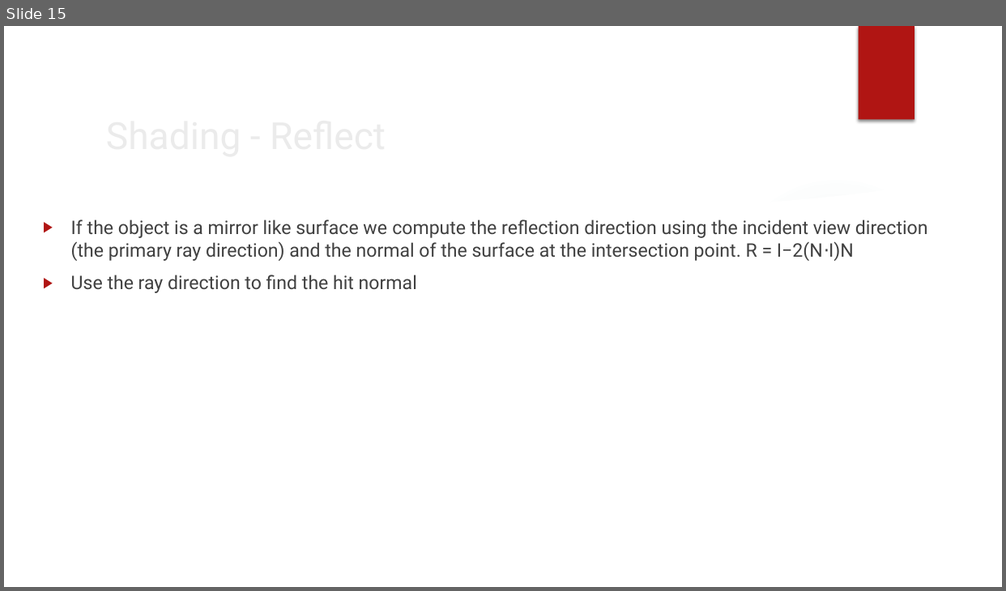
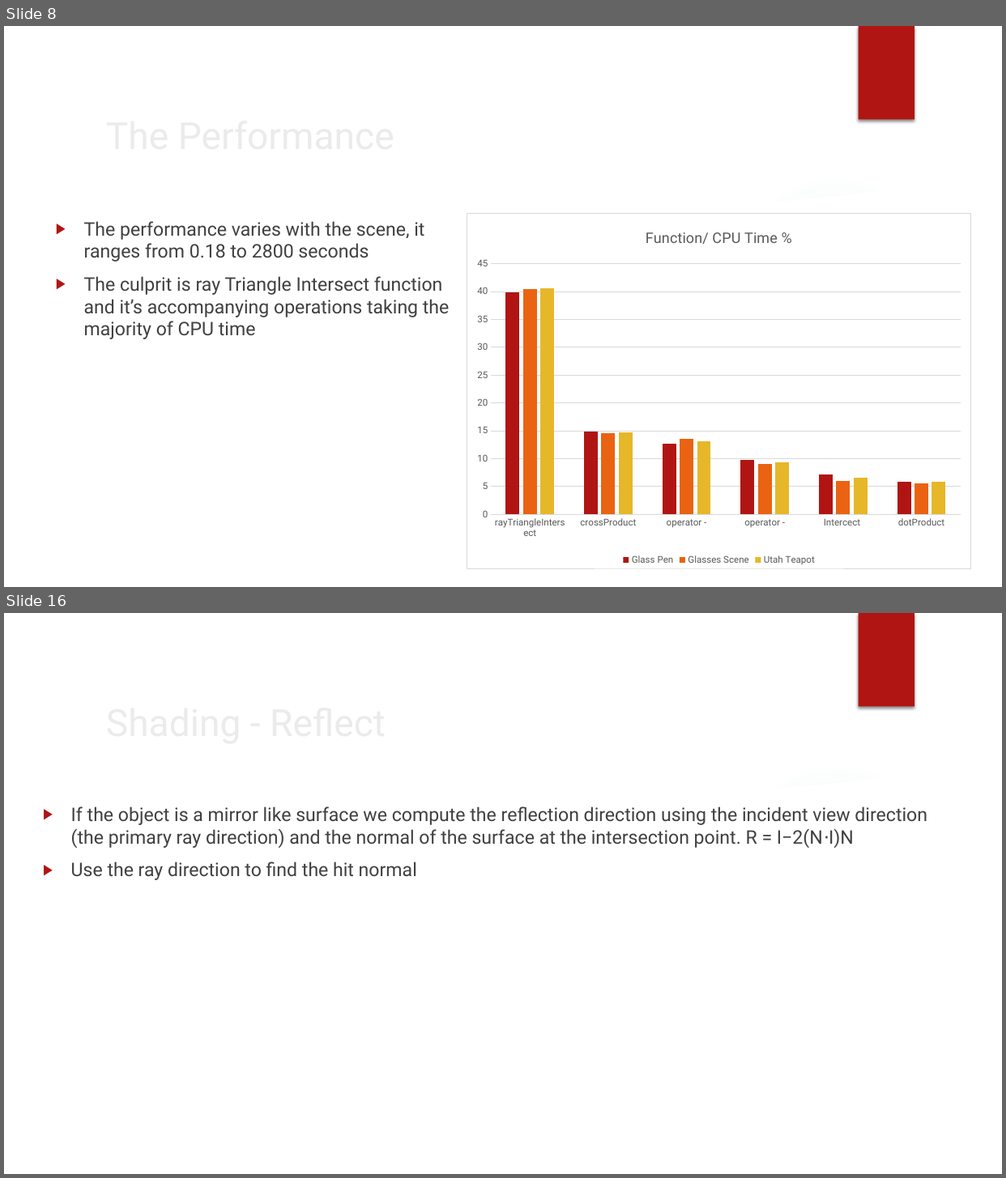
Before and after one commit to koxakis/RayTracing_FPGA, a slide deck: documentation/software/Base_render_system_documentation.pptx. Shown one above the other, each under a label of ours: slide 15 before the commit, slides 8 and 16 after it; the slides between them are not shown. The pictures are 1006x591 and 1006x1178 pixels, drawn with LibreOffice and Linux fonts; fonts in the diff are those of the drawing; background and template pictures are left out. Boxes give left, top, right and bottom in pixels: in the first picture for what was removed or moved away, otherwise in the second. Text is boxed around its words. In the diff, an @@ line names an element or a change of style, - is before the commit and + after.

Commit message:
further improoving all materials scene

```diff
--- a/documentation/software/Base_render_system_documentation.pptx
+++ b/documentation/software/Base_render_system_documentation.pptx
@@ slide 8 added at [4,26,1002,587], background picture (left out); not listed: 7 template elements that a slide beside it also shows @@
@@ column chart added at [467,213,971,569] @@
+title "Function/ CPU Time %"
+categories: rayTriangleIntersect, crossProduct, operator -, operator -, Intercect , dotProduct
+Glass Pen: 40, 15, 13, 10, 7, 6
+Glasses Scene: 40, 15, 14, 9, 6, 6
+Utah Teapot: 41, 15, 13, 9, 7, 6
@@ title added at [84,221,227,240], 36 pt, text #EBEBEB @@
+The Performance
@@ text added at [84,221,450,339], 18 pt, text #404040 @@
+▶ The performance varies with the scene, it ranges from 0.18 to 2800 seconds
+▶ The culprit is ray Triangle Intersect function and it’s accompanying operations taking the majority of CPU time
@@ what was slide 15 is now slide 16 @@
```
Also in this commit, not shown: 13 slides changed, 3 other files.
